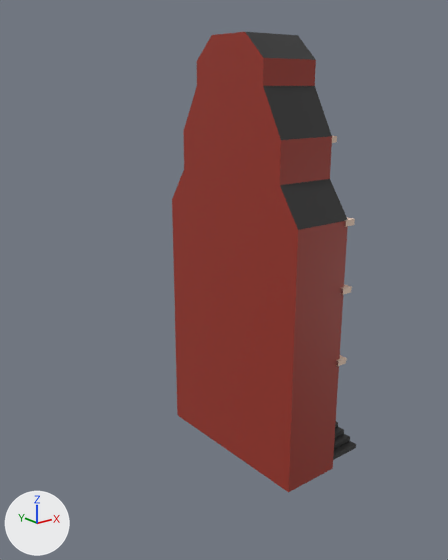
Two versions of the OBJ model res/models/Buildings/HighRed.obj, one commit apart.
Rendered twice from a 50 mm lens placed at (-13.72, -11.48, 11.91), pointed at (-2.1, 3.05, 6.1). Every picture has the same lights, and +X, +Y and +Z are marked at lower left. Where no turn or scale is listed for an object, it has been applied to the vertices.

In view in the first picture: 'WysokiCzerwony'.
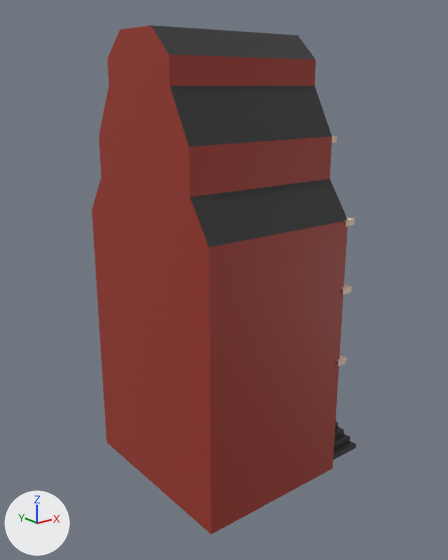
The newer file is also turned or shifted as a whole; pictures and numbers use the older file's frame.

Pixel boxes [x1, y1, x2, y2] of what changed, in the pictures (448 x 560 px; the box of a moved part takes in the faces that stretch with it):
'WysokiCzerwony', reshaped (43% wider, 11% taller): before [172, 32, 356, 492]; after [92, 25, 356, 534]
part 1 of me_wysokiczerwony, moved or reshaped: before [172, 32, 301, 492]; after [92, 25, 301, 534]

The edits, one by one:
me_wysokiczerwony has 215 vertices, 213 faces and spans x -2.0..1.5, y -0.12..6.09, z 0.0..13.31.
me_wysokiczerwony is used by ob_wysokiczerwony; location (0.0, 0.0, 0.0).
me_wysokiczerwony part 1: all 14 vertices in x -2.0, y 0.0..6.0, z 0.0..13.31 are moved by (-3.0, 0.0, 0.0).
